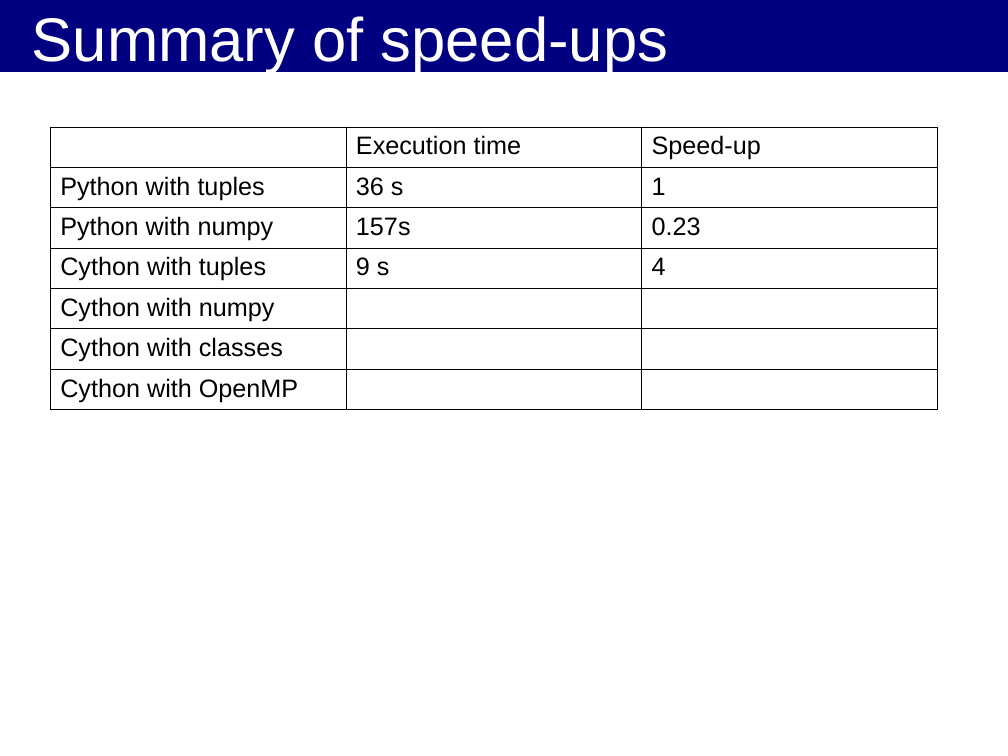
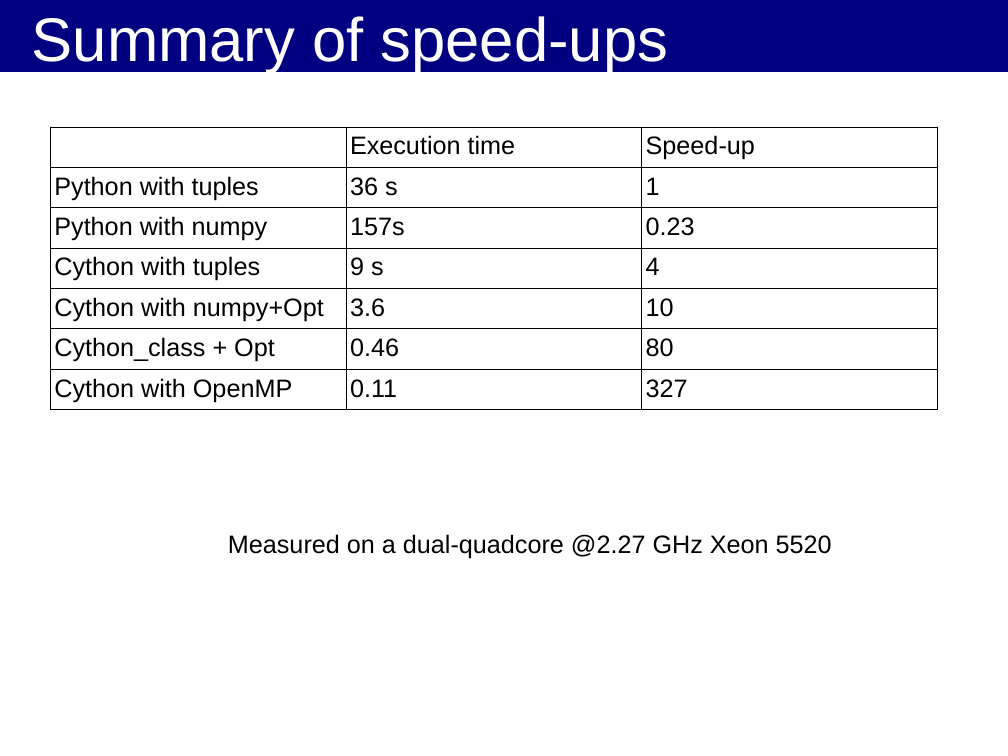
Before and after one commit to kif/HPP, a slide deck: slide 19 of Cython_OpenCL.odp. Drawn at 1008x756 pixels with LibreOffice and Linux fonts; fonts in the diff are those of the drawing; background and template pictures are left out. Boxes give left, top, right and bottom in pixels: in the first picture for what was removed or moved away, otherwise in the second. Text is boxed around its words. In the diff, an @@ line names an element or a change of style, - is before the commit and + after.

```diff
--- a/Cython_OpenCL.odp
+++ b/Cython_OpenCL.odp
@@ table at (50, 127, 936, 406) @@
-row 5: Cython with numpy |  | 
+row 5: Cython with numpy+Opt | 3.6 | 10
-row 6: Cython with classes |  | 
+row 6: Cython_class + Opt | 0.46 | 80
-row 7, column 2: 
+row 7, column 2: 0.11
-row 7, column 3: 
+row 7, column 3: 327
@@ text added at (228, 534, 832, 559), 18 pt, text #000000 @@
+Measured on a dual-quadcore @2.27 GHz Xeon 5520
```
Also in this commit, not shown: 4 other files.
